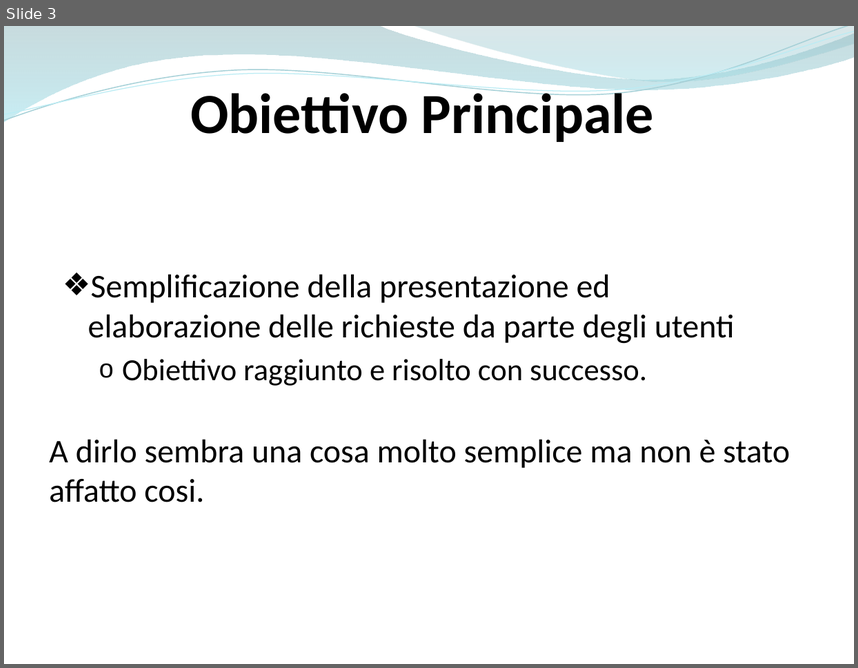
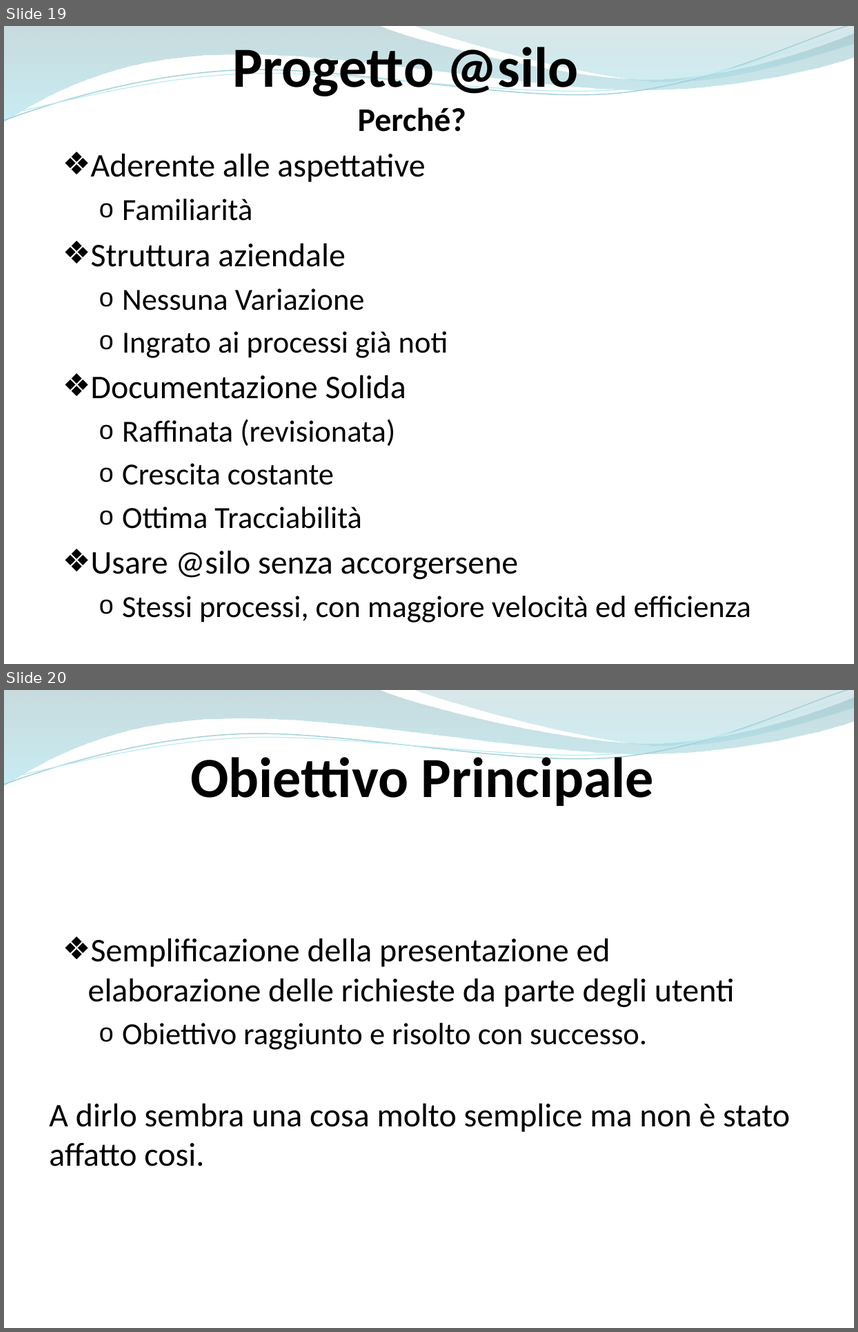
Before and after one commit to ammirate/at-silo, a slide deck: Presentazione/Atsilo1/[BOZZA] Atsilo_A_PresentazioneFinale copia.pptx. Shown one above the other, each under a label of ours: slide 3 before the commit, slides 19 and 20 after it. The pictures are 858x668 and 858x1332 pixels, drawn with LibreOffice and Linux fonts; fonts in the diff are those of the drawing. Boxes give left, top, right and bottom in pixels: in the first picture for what was removed or moved away, otherwise in the second. Text is boxed around its words. In the diff, an @@ line names an element or a change of style, - is before the commit and + after.

```diff
--- a/Presentazione/Atsilo1/[BOZZA] Atsilo_A_PresentazioneFinale copia.pptx
+++ b/Presentazione/Atsilo1/[BOZZA] Atsilo_A_PresentazioneFinale copia.pptx
@@ slide 19 added at <box>4,26,854,664</box>, background #FFFFFF; not listed: 4 template elements that a slide beside it also shows @@
@@ text added at <box>232,40,579,132</box>, 48 pt, text #000000, bold @@
+Progetto @silo
+Perché?
@@ text added at <box>91,153,751,622</box>, 26 pt, text #000000 @@
+❖ Aderente alle aspettative
+  o Familiarità
+❖ Struttura aziendale
+  o Nessuna Variazione
+  o Ingrato ai processi già noti
+❖ Documentazione Solida
+  o Raffinata (revisionata)
+  o Crescita costante
+  o Ottima Tracciabilità
+❖ Usare @silo senza accorgersene
+  o Stessi processi, con maggiore velocità ed efficienza
@@ what was slide 3 is now slide 20 @@
```
Also in this commit, not shown: 13 slides changed, 17 other slides added, 2 slides removed.
